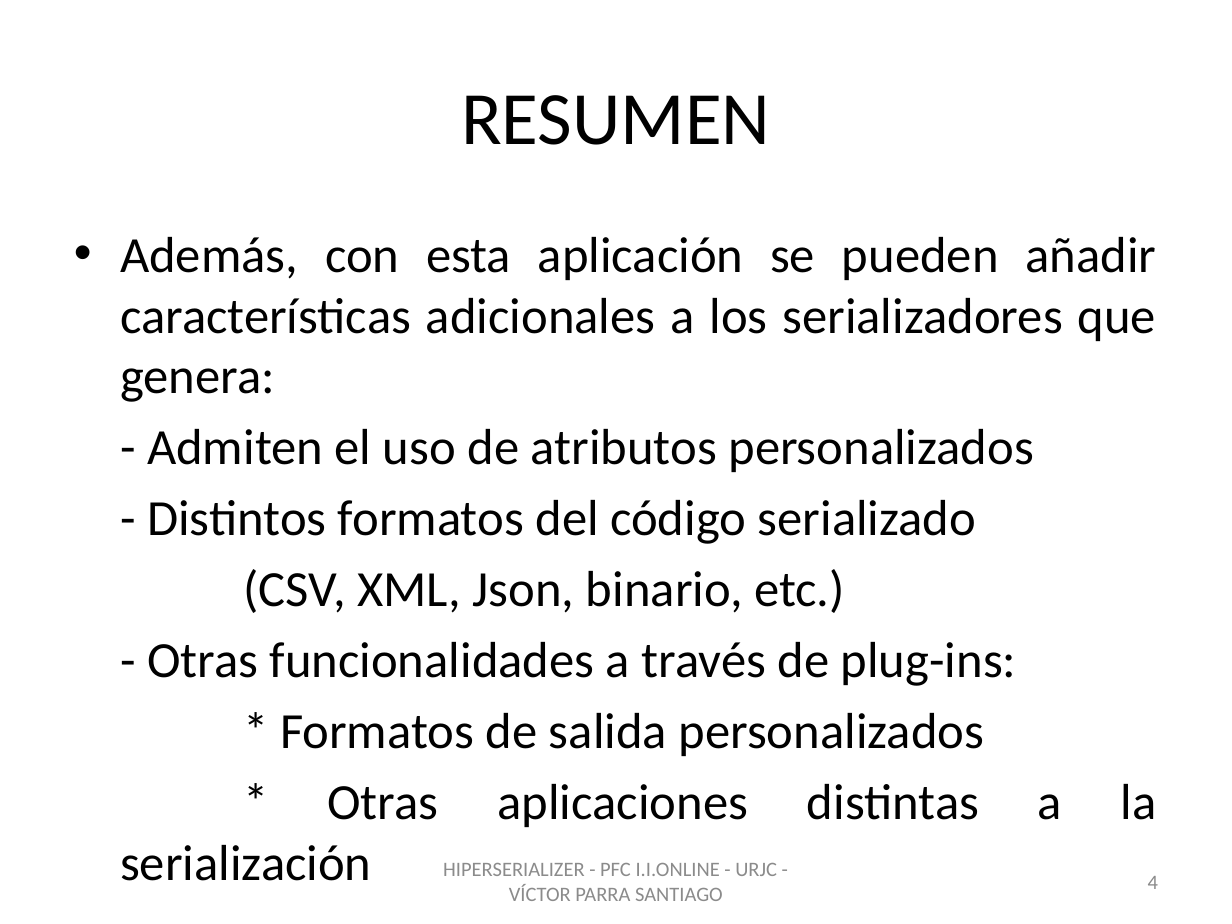
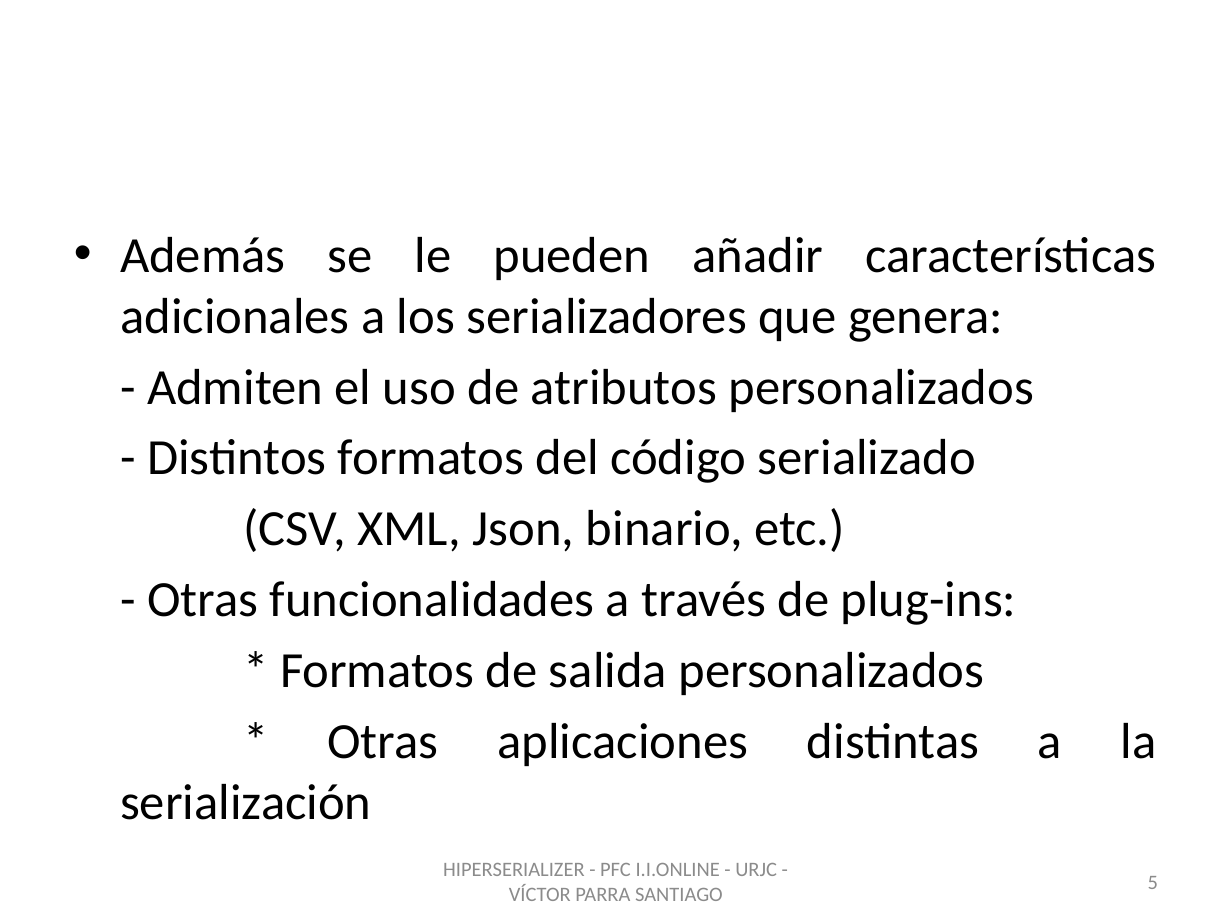
Before and after one commit to vitiparra/ProyectoFinDeCarrera, a slide deck: slide 5 of Memoria/HiperSerializer.pptx (slide 4 before the commit). Drawn at 1232x924 pixels with LibreOffice and Linux fonts; fonts in the diff are those of the drawing; background and template pictures are left out. Boxes give left, top, right and bottom in pixels: in the first picture for what was removed or moved away, otherwise in the second. Text is boxed around its words. In the diff, an @@ line names an element or a change of style, - is before the commit and + after.

```diff
--- a/Memoria/HiperSerializer.pptx
+++ b/Memoria/HiperSerializer.pptx
@@ title "RESUMEN" at <box>62,37,1170,191</box>: text colour #000000 to #FFFFFF @@
@@ text at <box>120,237,1156,342</box>: text changed @@
-• Además, con esta aplicación se pueden añadir características adicionales a los serializadores que genera:
+• Además se le pueden añadir características adicionales a los serializadores que genera:
@@ page number at <box>1148,876,1158,889</box>: text changed @@
-4
+5
```
Also in this commit, not shown: 18 other slides changed, 1 slide added.
